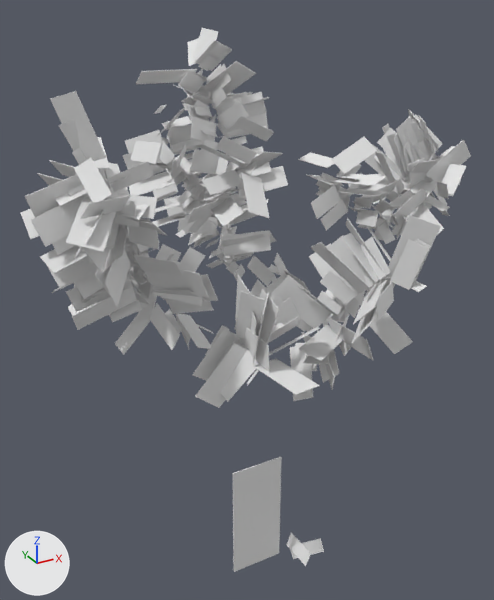
An edit to the OBJ model ExeProject/Resources/Model/tree_leaf2.obj, drawn before and after from the same camera.
Both versions are drawn from a 50 mm camera at (-5.04, -8.78, 10.07) aimed at (0.16, 0.69, 5.34). The axes (+X, +Y, +Z) are drawn at lower left. The lights are the same throughout. Where no turn or scale is listed for an object, it has been applied to the vertices. Vertices at the same position are counted once.

Objects in the first picture: 'tree_leaf2'.
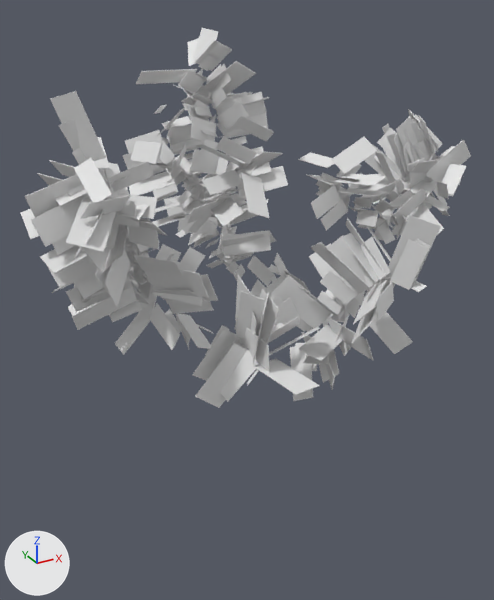
What the commit changed:
me_tree_leaf2 has 4040 vertices, 3030 faces and spans x -3.64..4.28, y -2.97..3.64, z -0.05..9.67.
me_tree_leaf2 is used by ob_tree_leaf2; location (0.0, 0.0, 0.0).
me_tree_leaf2 no longer uses material mat_leaf_1_initialshadinggroup (white #e7e7e7).
me_tree_leaf2 part 1: the loose piece of 8 vertices spanning x -0.5..0.5, y -0.01..0.01, z 0.1..2.39 is deleted.
me_tree_leaf2 part 2: the loose piece of 8 vertices spanning x 0.72..0.87, y -0.57..0.09, z 0.13..0.4 is deleted.
me_tree_leaf2 part 3: the loose piece of 8 vertices spanning x 0.72..1.3, y -0.4..-0.03, z -0.05..0.36 is deleted.

Changed parts and their boxes (x1, y1, x2, y2) in the pictures (494 x 600 px):
'tree_leaf2', reshaped (30% shorter)
    before: (21, 28, 471, 572)
    after: (21, 28, 471, 408)
part 1 of me_tree_leaf2, deleted
    before: (233, 457, 282, 572)
part 2 of me_tree_leaf2, deleted
    before: (286, 533, 311, 566)
part 3 of me_tree_leaf2, deleted
    before: (290, 538, 324, 559)
